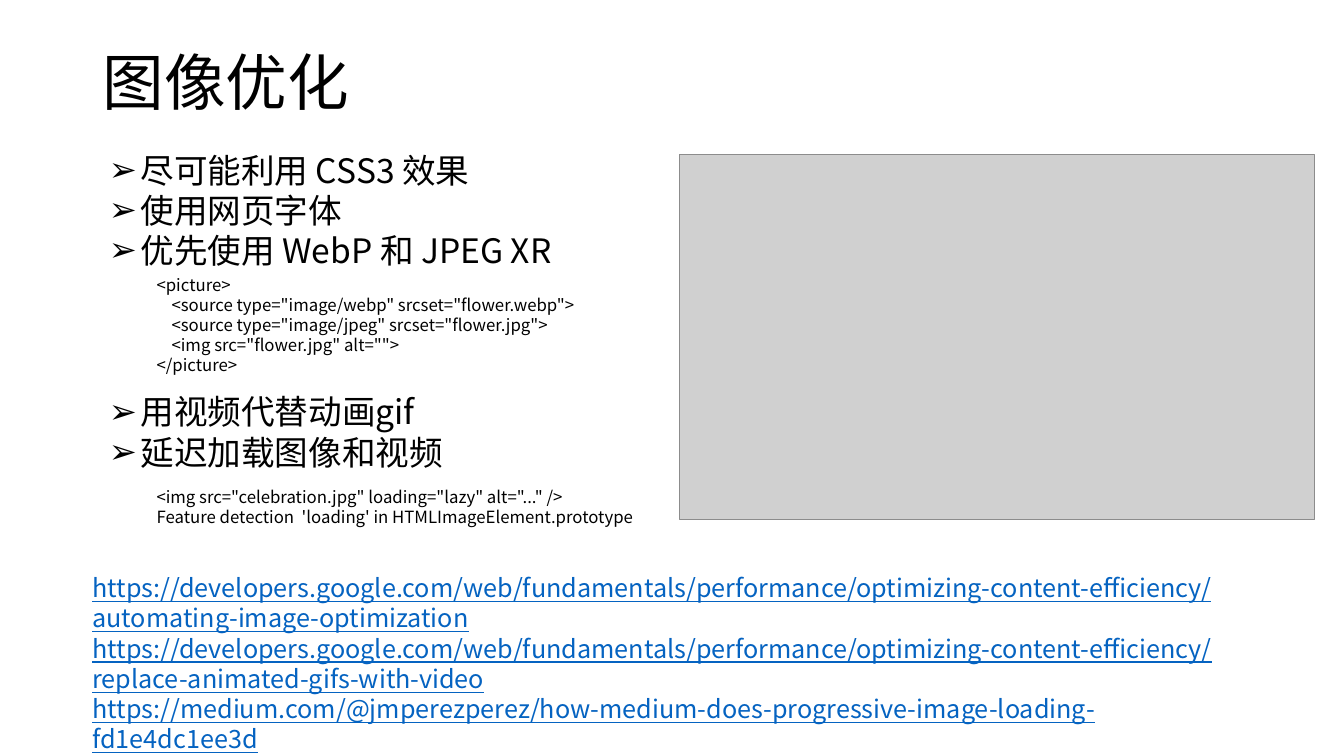
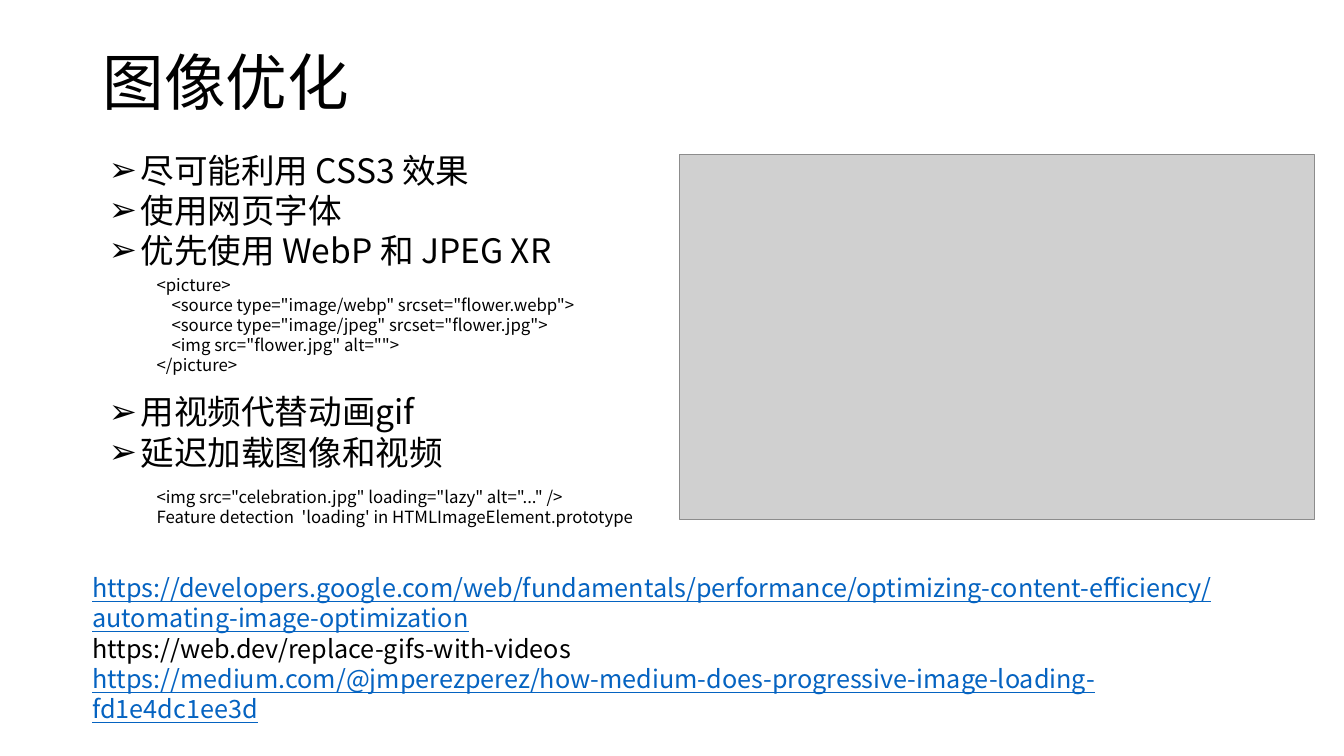
Before and after one commit to dzgcsmthmt/practice, a slide deck: slide 5 of 前端性能.pptx. Drawn at 1344x756 pixels with LibreOffice and Linux fonts; fonts in the diff are those of the drawing; grey boxes stand for pictures. Boxes give left, top, right and bottom in pixels: in the first picture for what was removed or moved away, otherwise in the second. Text is boxed around its words. In the diff, an @@ line names an element or a change of style, - is before the commit and + after.

```diff
--- a/前端性能.pptx
+++ b/前端性能.pptx
@@ text at <box>92,632,571,664</box>: text changed; text colour #0563C1 to #000000 @@
-https://developers.google.com/web/fundamentals/performance/optimizing-content-efficiency/replace-animated-gifs-with-video
+https://web.dev/replace-gifs-with-videos
```
Also in this commit, not shown: 1 other file.
